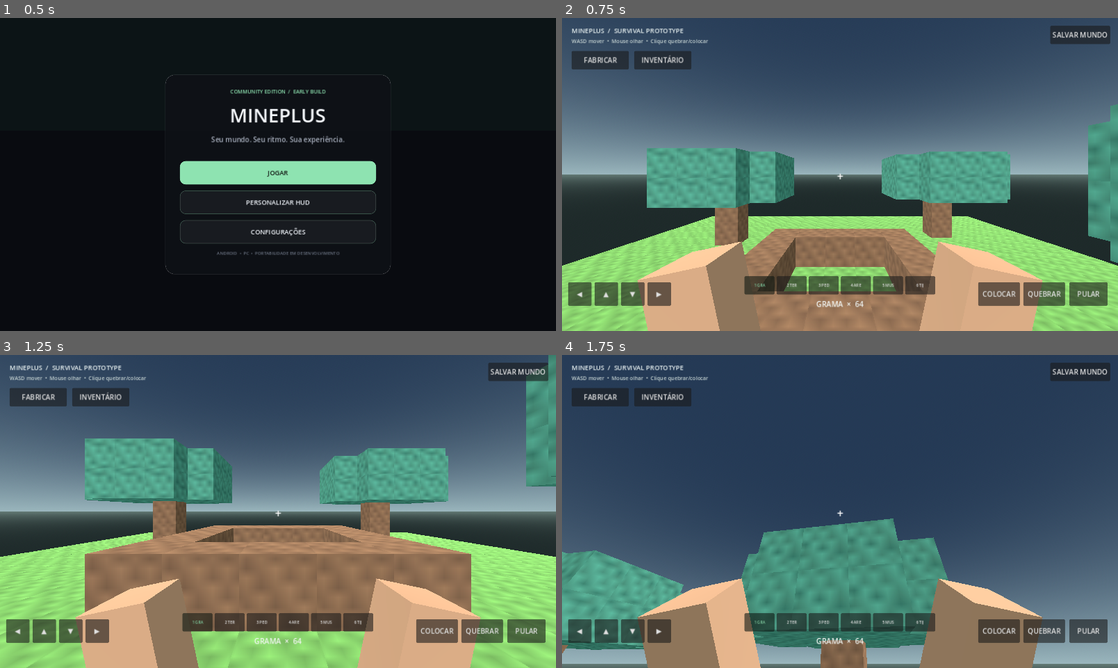
Above: before the commit, frames 1-4 (two rows, left to right).
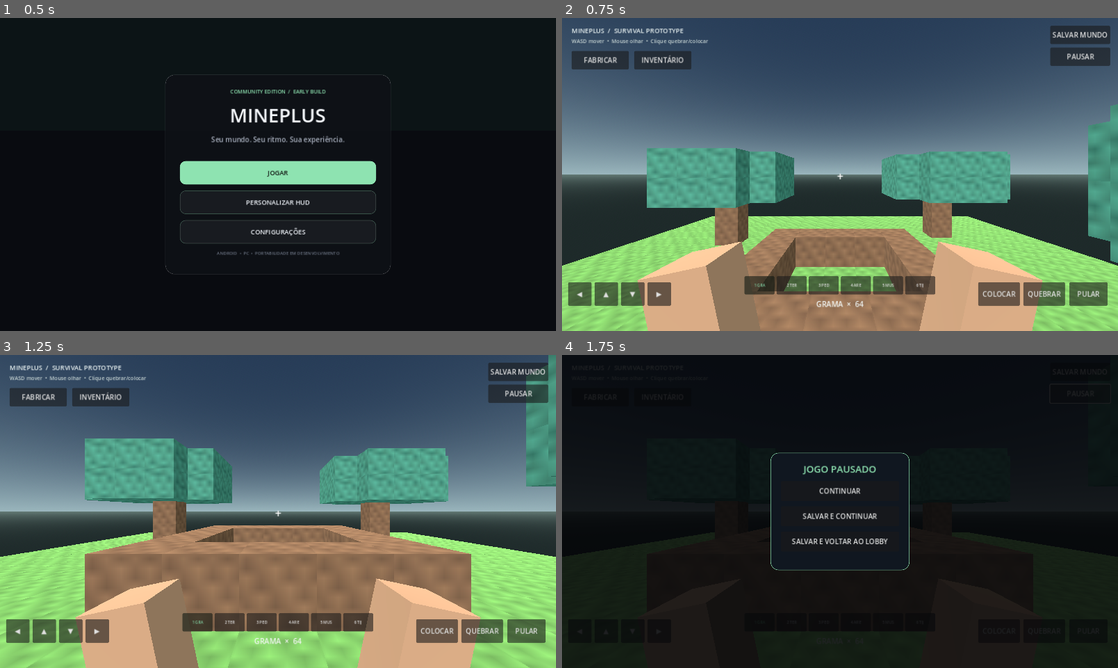
Above: after the commit, the same moments.

Repository: theolauria26-gif/MINEPLUS-PS4
Game: Godot game, scene res://scenes/main_menu.tscn
The game is run twice, just before and just after one commit, with the same random seed, the same clock (stepped at 60 frames per second) and the same inputs.
Inputs (mouse positions are in pixels of both pictures, inside the frame that each line leads up to):
- Up to frame 1 (0.5 s): no input
- Up to frame 2 (0.75 s): click "JOGAR" at 0.5 s
- Up to frame 3 (1.25 s): no input
- Up to frame 4 (1.75 s): click (1079, 392) at 1.25 s, where only the run after the commit has a clickable "PAUSAR"

Frame 1 is identical in both runs. In frame 2, 0.6% of the frame differs, in the area x 87-99%, y 9-16%; in frame 3, 0.6%; in frame 4, 100%, in the area x 0-100%, y 0-100%.

Commit message:
Add functional pause overlay with save and lobby actions

Diff:
--- a/scripts/world.gd
+++ b/scripts/world.gd
@@ -21,6 +21,7 @@
 var inventory_panel: PanelContainer
 var inventory_grid: GridContainer
 var inventory_panel_width := 460.0
+var pause_layer: CanvasLayer
 var inventory_tool_label: Label
 var look_sensitivity := 0.0025
 var configured_fov := 78.0
@@ -36,6 +37,7 @@
 const SKIN_COLORS := [Color("#d9a47c"), Color("#8b5a3c"), Color("#e7c7a5"), Color("#c8b0e8")]
 
 func _ready() -> void:
+	process_mode = Node.PROCESS_MODE_ALWAYS
 	_load_settings()
 	_setup_environment()
 	_setup_block_textures()
@@ -254,6 +256,7 @@
 	_add_craft_button(hud)
 	_add_inventory_button(hud)
 	_create_inventory_panel(hud)
+	_create_pause_menu(hud)
 
 func _add_touch_controls(hud: CanvasLayer) -> void:
 	var ui_scale := clampf(get_viewport().get_visible_rect().size.x / 720.0, 0.65, 1.0)
@@ -410,6 +413,86 @@
 		selected_skin = clampi(int(config.get_value("appearance", "skin", 0)), 0, SKIN_COLORS.size() - 1)
 		world_slot = clampi(int(config.get_value("world", "slot", 1)), 1, 3)
 
+func _create_pause_menu(hud: CanvasLayer) -> void:
+	var pause_button := Button.new()
+	pause_button.text = "PAUSAR"
+	pause_button.set_anchors_preset(Control.PRESET_TOP_RIGHT)
+	pause_button.position = Vector2(-156, 68)
+	pause_button.custom_minimum_size = Vector2(138, 42)
+	pause_button.pressed.connect(_toggle_pause)
+	hud.add_child(pause_button)
+	pause_layer = CanvasLayer.new()
+	pause_layer.process_mode = Node.PROCESS_MODE_ALWAYS
+	pause_layer.visible = false
+	pause_layer.layer = 10
+	add_child(pause_layer)
+	var shade := ColorRect.new()
+	shade.color = Color(0.015, 0.02, 0.03, 0.88)
+	shade.set_anchors_and_offsets_preset(Control.PRESET_FULL_RECT)
+	pause_layer.add_child(shade)
+	var center := CenterContainer.new()
+	center.set_anchors_and_offsets_preset(Control.PRESET_FULL_RECT)
+	pause_layer.add_child(center)
+	var panel := PanelContainer.new()
+	panel.custom_minimum_size = Vector2(320, 270)
+	var panel_style := StyleBoxFlat.new()
+	panel_style.bg_color = Color("#101720")
+	panel_style.border_color = Color("#8ee3b1")
+	panel_style.set_border_width_all(1)
+	panel_style.set_corner_radius_all(18)
+	panel_style.content_margin_left = 24
+	panel_style.content_margin_right = 24
+	panel_style.content_margin_top = 22
+	panel_style.content_margin_bottom = 22
+	panel.add_theme_stylebox_override("panel", panel_style)
+	center.add_child(panel)
+	var stack := VBoxContainer.new()
+	stack.add_theme_constant_override("separation", 12)
+	panel.add_child(stack)
+	var title := Label.new()
+	title.text = "JOGO PAUSADO"
+	title.horizontal_alignment = HORIZONTAL_ALIGNMENT_CENTER
+	title.add_theme_font_size_override("font_size", 22)
+	title.add_theme_color_override("font_color", Color("#8ee3b1"))
+	stack.add_child(title)
+	var resume := Button.new()
+	resume.text = "CONTINUAR"
+	resume.custom_minimum_size.y = 46
+	resume.pressed.connect(_resume_game)
+	stack.add_child(resume)
+	var save := Button.new()
+	save.text = "SALVAR E CONTINUAR"
+	save.custom_minimum_size.y = 46
+	save.pressed.connect(func():
+		_save_world()
+		_resume_game()
+	)
+	stack.add_child(save)
+	var lobby := Button.new()
+	lobby.text = "SALVAR E VOLTAR AO LOBBY"
+	lobby.custom_minimum_size.y = 46
+	lobby.pressed.connect(func():
+		_save_world()
+		get_tree().paused = false
+		get_tree().change_scene_to_file("res://scenes/main_menu.tscn")
+	)
+	stack.add_child(lobby)
+
+func _toggle_pause() -> void:
+	if get_tree().paused:
+		_resume_game()
+	else:
+		pause_layer.visible = true
+		get_tree().paused = true
+		Input.mouse_mode = Input.MOUSE_MODE_VISIBLE
+
+func _resume_game() -> void:
+	get_tree().paused = false
+	if pause_layer:
+		pause_layer.visible = false
+	if not OS.has_feature("mobile"):
+		Input.mouse_mode = Input.MOUSE_MODE_CAPTURED
+
 func _add_save_button(hud: CanvasLayer) -> void:
 	var save_button := Button.new()
 	save_button.text = "SALVAR MUNDO"
@@ -559,7 +642,7 @@
 	_refresh_inventory()
 
 func _physics_process(delta: float) -> void:
-	if player == null:
+	if player == null or get_tree().paused:
 		return
 	var input_dir := Vector2.ZERO
 	input_dir.x = Input.get_action_strength("move_right") - Input.get_action_strength("move_left")
@@ -597,7 +680,7 @@
 			_interact(true)
 	elif event is InputEventKey and event.pressed:
 		if event.keycode == KEY_ESCAPE:
-			Input.mouse_mode = Input.MOUSE_MODE_VISIBLE
+			_toggle_pause()
 		elif event.keycode == KEY_E:
 			_toggle_inventory()
 		elif event.keycode >= KEY_1 and event.keycode <= KEY_6:
